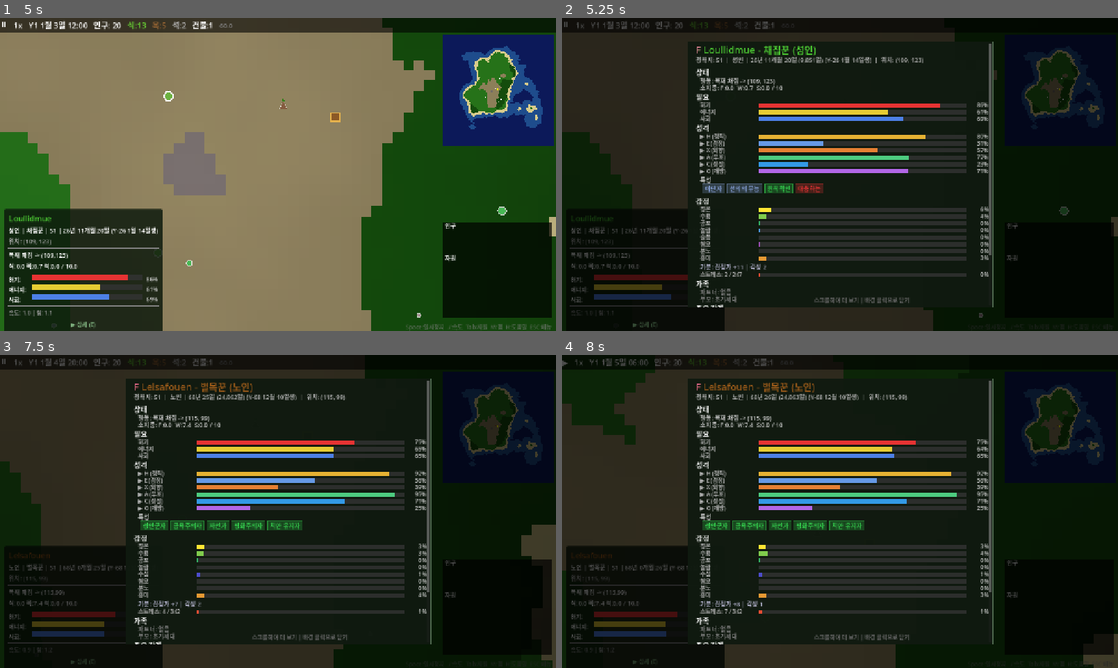
Above: before the commit, frames 1-4 (two rows, left to right).
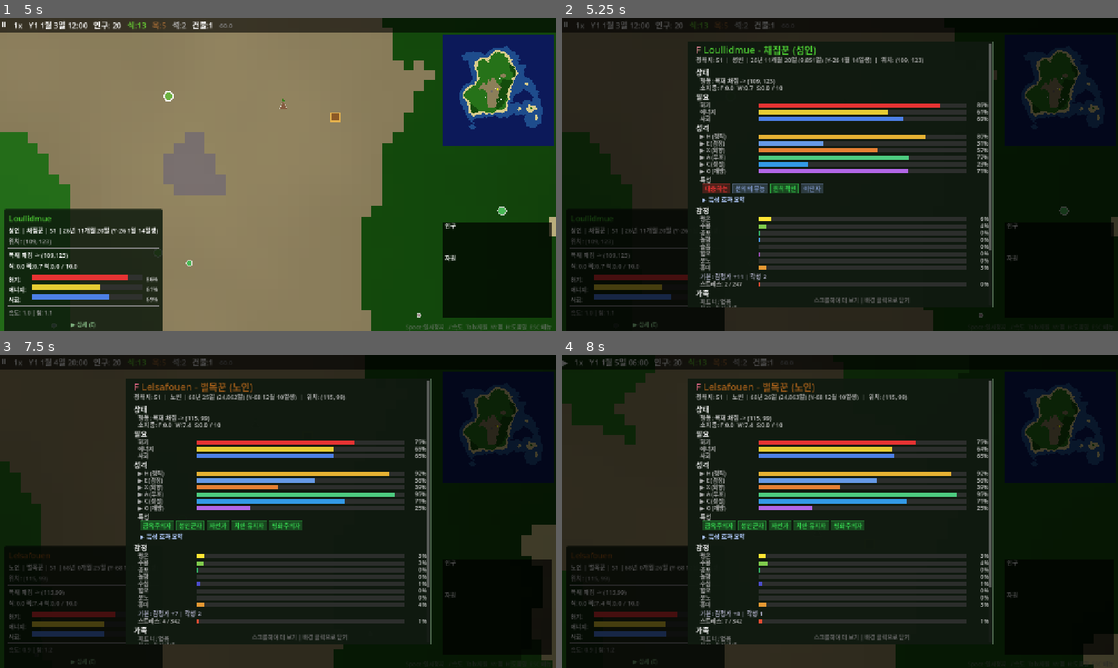
Above: after the commit, the same moments.

Repository: hyunlord/new-world
Game: Godot game, scene res://scenes/main/main.tscn
Same seed, same stepped clock (60 frames per second), same inputs: the game is played once before the commit and once after it.
Inputs (mouse positions are in pixels of both pictures, inside the frame that each line leads up to):
- Up to frame 1 (5 s): tap Enter at 0.5, 3.5 s; drag from (494, 89) to (333, 105) at 0.52 s; drag from (494, 271) to (250, 237) at 1.27 s; tap Space at 2, 3.77 s; move the mouse to (278, 174) at 2.02 s; hold D 2.03-2.75 s; tap Tab at 2.1 s; click (278, 174) at 2.17 s; drag from (250, 237) to (111, 127) at 2.77 s; move the mouse to (444, 221) at 3.52 s; hold A 3.53-4.25 s; tap G at 3.6 s; click (444, 221) at 3.67 s; drag from (111, 127) to (194, 96) at 4.27 s
- Up to frame 2 (5.25 s): click "▶ 상세 (E)" at 5 s
- Up to frame 3 (7.5 s): tap Space at 5.75 s; move the mouse to (278, 511) at 5.77 s; hold S 5.78-6.5 s; tap N at 5.85 s; click (278, 511) at 5.92 s; drag from (194, 433) to (166, 527) at 6.52 s; move the mouse to (400, 495) at 7.27 s; hold W from 7.28 s (still down); tap P at 7.35 s; click (400, 495) at 7.42 s
- Up to frame 4 (8 s): keep holding W; tap Space at 7.52 s

Frame 1 is identical in both runs. In frame 2, 8.2% of the frame differs, in the area x 24-78%, y 52-93%; in frame 3, 8.0%; in frame 4, 8.0%.

Commit message:
feat: trait display — remove 5-limit, locale sort, click toggle, effect summary (T-2036)
- trait_system.gd: remove max_display=5 cap from filter_display_traits()
- entity_data.gd: update display_traits comment
- entity_detail_panel.gd: locale-sorted badges, hover→click toggle, effect summary section
- en/ko ui.json: add UI_TRAIT_EFFECT_SUMMARY, UI_TRAIT_BEHAVIOR_WEIGHTS, UI_TRAIT_EMOTION_MODIFIERS, UI_TRAIT_SYNERGIES, UI_TRAIT_ANTI_SYNERGIES

Co-Authored-By: Claude Sonnet 4.5 <noreply@anthropic.com>

Diff:
--- a/localization/en/ui.json
+++ b/localization/en/ui.json
@@ -38,6 +38,11 @@
   "UI_SETTLEMENT": "Sett",
   "UI_PERSONALITY": "Personality",
   "UI_TRAITS": "Traits",
+  "UI_TRAIT_EFFECT_SUMMARY": "Trait Effect Summary",
+  "UI_TRAIT_BEHAVIOR_WEIGHTS": "Behavior Modifiers",
+  "UI_TRAIT_EMOTION_MODIFIERS": "Emotion Modifiers",
+  "UI_TRAIT_SYNERGIES": "Active Synergies",
+  "UI_TRAIT_ANTI_SYNERGIES": "Conflicts",
   "UI_FAMILY": "Family",
   "UI_LIFE_EVENTS": "Life Events",
   "UI_CAUSE_OF_DEATH": "Cause of Death",
--- a/localization/ko/ui.json
+++ b/localization/ko/ui.json
@@ -38,6 +38,11 @@
   "UI_SETTLEMENT": "정착지",
   "UI_PERSONALITY": "성격",
   "UI_TRAITS": "특성",
+  "UI_TRAIT_EFFECT_SUMMARY": "특성 효과 요약",
+  "UI_TRAIT_BEHAVIOR_WEIGHTS": "행동 수정",
+  "UI_TRAIT_EMOTION_MODIFIERS": "감정 수정",
+  "UI_TRAIT_SYNERGIES": "시너지 활성",
+  "UI_TRAIT_ANTI_SYNERGIES": "상충",
   "UI_FAMILY": "가족",
   "UI_LIFE_EVENTS": "생애 사건",
   "UI_CAUSE_OF_DEATH": "사인",
--- a/scripts/core/entity_data.gd
+++ b/scripts/core/entity_data.gd
@@ -44,7 +44,7 @@
 }
 ## Trait cache (runtime only, NOT serialized)
 var active_traits: Array = []  # Full trait definition Dictionaries (for effects queries)
-var display_traits: Array = []  # Max 5, priority-sorted (for UI)
+var display_traits: Array = []  # All active traits, priority-sorted (for UI)
 var traits_dirty: bool = true  # Re-evaluate when personality changes
 
 ## Phase 2-A3: Plutchik emotion data (EmotionData RefCounted)
--- a/scripts/systems/trait_system.gd
+++ b/scripts/systems/trait_system.gd
@@ -203,7 +203,7 @@
 
 ## Backward-compatible display filtering for ID arrays.
 ## Returns sorted/capped trait IDs.
-static func filter_display_traits(all_trait_ids: Array, max_display: int = 5) -> Array:
+static func filter_display_traits(all_trait_ids: Array) -> Array:
 	_ensure_loaded()
 	var defs: Array = []
 	for i in range(all_trait_ids.size()):
@@ -213,8 +213,6 @@
 			defs.append(tdef)
 
 	var sorted_defs: Array = _sort_and_cap_display(defs)
-	if sorted_defs.size() > max_display:
-		sorted_defs.resize(max_display)
 
 	var ids: Array = []
 	for i in range(sorted_defs.size()):
--- a/scripts/ui/entity_detail_panel.gd
+++ b/scripts/ui/entity_detail_panel.gd
@@ -81,8 +81,12 @@
 var _trait_badge_regions: Array = []
 ## Reference to trait tooltip overlay
 var _trait_tooltip: Control = null
-## Currently hovered trait id (for change detection)
-var _hovered_trait_id: String = ""
+## Currently active (clicked) trait id
+var _active_trait_id: String = ""
+## Trait effect summary panel expanded state
+var _summary_expanded: bool = false
+## Trait summary toggle click rect
+var _summary_toggle_rect: Rect2 = Rect2()
 ## Which axes are expanded (show facets)
 var _expanded_axes: Dictionary = {}
 ## Deceased detail mode
@@ -102,7 +106,9 @@
 	_showing_deceased = false
 	_deceased_record = {}
 	_trait_badge_regions.clear()
-	_hovered_trait_id = ""
+	_active_trait_id = ""
+	_summary_expanded = false
+	_summary_toggle_rect = Rect2()
 	if _trait_tooltip != null:
 		_trait_tooltip.request_hide()
 
@@ -146,26 +152,6 @@
 		accept_event()
 		return
 
-	# Trait badge hover (mouse motion)
-	if event is InputEventMouseMotion and _trait_tooltip != null:
-		var hit_def: Dictionary = {}
-		for region in _trait_badge_regions:
-			if region.rect.has_point(event.position):
-				hit_def = region.trait_def
-				break
-		var new_id: String = hit_def.get("id", "")
-		if new_id != _hovered_trait_id:
-			_hovered_trait_id = new_id
-			if hit_def.size() > 0:
-				# find the matching region's rect (first match)
-				for region in _trait_badge_regions:
-					if region.trait_def.get("id", "") == new_id:
-						_trait_tooltip.request_show(region.trait_def, region.rect)
-						break
-			else:
-				_trait_tooltip.request_hide()
-		# do NOT consume event — let scroll still work
-
 	if event is InputEventMouseButton and event.pressed:
 		if event.button_index == MOUSE_BUTTON_WHEEL_DOWN:
 			_scroll_offset = minf(_scroll_offset + 30.0, maxf(0.0, _content_height - size.y + 40.0))
@@ -174,13 +160,31 @@
 			_scroll_offset = maxf(_scroll_offset - 30.0, 0.0)
 			accept_event()
 		elif event.button_index == MOUSE_BUTTON_LEFT:
-			# Trait badge click → show tooltip immediately
+			# Summary toggle click
+			if _summary_toggle_rect.size.x > 0 and _summary_toggle_rect.has_point(event.position):
+				_summary_expanded = not _summary_expanded
+				accept_event()
+				return
+
+			# Trait badge click -> toggle tooltip
 			if _trait_tooltip != null:
 				for region in _trait_badge_regions:
 					if region.rect.has_point(event.position):
-						_trait_tooltip.show_immediate(region.trait_def, region.rect)
+						var clicked_id: String = region.trait_def.get("id", "")
+						if clicked_id == _active_trait_id:
+							_trait_tooltip.request_hide()
+							_active_trait_id = ""
+						else:
+							_trait_tooltip.show_immediate(region.trait_def, region.rect)
+							_active_trait_id = clicked_id
 						accept_event()
 						return
+
+			# Empty area click closes active tooltip
+			if _active_trait_id != "" and _trait_tooltip != null:
+				_trait_tooltip.request_hide()
+				_active_trait_id = ""
+
 			# Check click regions for name navigation
 			for region in _click_regions:
 				if region.rect.has_point(event.position):
@@ -215,6 +219,219 @@
 		return DARK_TRAIT_COLOR
 	var valence: String = tdef.get("valence", "neutral")
 	return TRAIT_COLORS.get(valence, Color.GRAY)
+
+
+## Draw trait badges and optional trait effect summary for personality data.
+func _draw_trait_section(font: Font, cx: float, cy: float, pd: RefCounted) -> float:
+	_trait_badge_regions.clear()
+	_summary_toggle_rect = Rect2()
+
+	var display_trait_ids: Array = TraitSystem.filter_display_traits(pd.active_traits)
+	if display_trait_ids.is_empty():
+		if _active_trait_id != "" and _trait_tooltip != null:
+			_trait_tooltip.request_hide()
+			_active_trait_id = ""
+		return cy + 6.0
+
+	var trait_defs: Array = []
+	for tid in display_trait_ids:
+		var tdef: Dictionary = TraitSystem.get_trait_definition(str(tid))
+		if not tdef.is_empty():
+			trait_defs.append(tdef)
+
+	if trait_defs.is_empty():
+		if _active_trait_id != "" and _trait_tooltip != null:
+			_trait_tooltip.request_hide()
+			_active_trait_id = ""
+		return cy + 6.0
+
+	trait_defs.sort_custom(func(a: Dictionary, b: Dictionary) -> bool:
+		var na: String = Locale.tr_data(a, "name")
+		var nb: String = Locale.tr_data(b, "name")
+		if na == "" or na == "???":
+			na = a.get("name_en", a.get("id", ""))
+		if nb == "" or nb == "???":
+			nb = b.get("name_en", b.get("id", ""))
+		return na.naturalcasecmp_to(nb) < 0
+	)
+
+	var has_active_trait: bool = false
+	for tdef in trait_defs:
+		if tdef.get("id", "") == _active_trait_id:
+			has_active_trait = true
+			break
+	if not has_active_trait and _active_trait_id != "":
+		if _trait_tooltip != null:
+			_trait_tooltip.request_hide()
+		_active_trait_id = ""
+
+	var trait_label: String = Locale.ltr("UI_TRAITS")
+	draw_string(font, Vector2(cx + 10, cy + 12), trait_label, HORIZONTAL_ALIGNMENT_LEFT, -1, GameConfig.get_font_size("popup_body"), Color(0.8, 0.8, 0.8))
+	cy += 16.0
+
+	var trait_x: float = cx + 15
+	for tdef in trait_defs:
+		var tname: String = Locale.tr_data(tdef, "name")
+		if tname == "" or tname == "???":
+			tname = tdef.get("name_en", tdef.get("name_" + "kr", tdef.get("id", "?")))
+		var tcolor: Color = _get_trait_color(tdef)
+		var text_w: float = font.get_string_size(tname, HORIZONTAL_ALIGNMENT_LEFT, -1, GameConfig.get_font_size("popup_body")).x
+		if trait_x + text_w + 16 > size.x - 20:
+			cy += 18.0
+			trait_x = cx + 15
+
+		var badge_rect: Rect2 = Rect2(trait_x, cy, text_w + 12, 22)
+		var trait_id: String = tdef.get("id", "")
+		var is_active: bool = trait_id == _active_trait_id
+		var fill_alpha: float = 0.4 if is_active else 0.25
+		var border_alpha: float = 1.0 if is_active else 0.6
+		var border_width: float = 2.0 if is_active else 1.0
+		draw_rect(badge_rect, Color(tcolor.r, tcolor.g, tcolor.b, fill_alpha))
+		draw_rect(badge_rect, Color(tcolor.r, tcolor.g, tcolor.b, border_alpha), false, border_width)
+		draw_string(font, Vector2(trait_x + 6, cy + 16), tname, HORIZONTAL_ALIGNMENT_LEFT, -1, GameConfig.get_font_size("popup_body"), tcolor)
+		_trait_badge_regions.append({"rect": badge_rect, "trait_def": tdef})
+		trait_x += text_w + 18
+	cy += 28.0
+
+	var summary_title: String = Locale.ltr("UI_TRAIT_EFFECT_SUMMARY")
+	var toggle_text: String = "%s %s" % ["▼" if _summary_expanded else "▶", summary_title]
+	var toggle_w: float = font.get_string_size(toggle_text, HORIZONTAL_ALIGNMENT_LEFT, -1, GameConfig.get_font_size("popup_body")).x
+	_summary_toggle_rect = Rect2(cx + 10, cy, toggle_w + 8, 18)
+	draw_string(font, Vector2(cx + 14, cy + 13), toggle_text, HORIZONTAL_ALIGNMENT_LEFT, -1, GameConfig.get_font_size("popup_body"), Color(0.7, 0.8, 1.0))
+	cy += 22.0
+
+	if _summary_expanded:
+		cy = _draw_trait_summary(font, cx, cy, trait_defs)
+
+	return cy + 6.0
+
+
+## Draw aggregate trait effect summary for currently visible traits.
+func _draw_trait_summary(font: Font, cx: float, cy: float, trait_defs: Array) -> float:
+	var fs: int = GameConfig.get_font_size("popup_body")
+	var indent: float = cx + 20.0
+	var sub_indent: float = cx + 30.0
+	var text_color: Color = Color(0.75, 0.75, 0.75)
+
+	var behavior_totals: Dictionary = {}
+	var emotion_totals: Dictionary = {}
+	var active_ids: Dictionary = {}
+	for tdef in trait_defs:
+		var trait_id: String = tdef.get("id", "")
+		active_ids[trait_id] = true
+
+		var effects: Dictionary = tdef.get("effects", {})
+		var behavior_weights: Dictionary = tdef.get("behavior_weights", effects.get("behavior_weights", {}))
+		for key in behavior_weights:
+			behavior_totals[key] = float(behavior_totals.get(key, 0.0)) + float(behavior_weights[key])
+
+		var emotion_modifiers: Dictionary = tdef.get("emotion_modifiers", effects.get("emotion_modifiers", {}))
+		for key in emotion_modifiers:
+			emotion_totals[key] = float(emotion_totals.get(key, 0.0)) + float(emotion_modifiers[key])
+
+	var synergies: Array = []
+	var conflicts: Array = []
+	var seen_synergy_pairs: Dictionary = {}
+	var seen_conflict_pairs: Dictionary = {}
+	for tdef in trait_defs:
+		var trait_id: String = tdef.get("id", "")
+
+		var trait_synergies: Array = tdef.get("synergies", [])
+		for sid in trait_synergies:
+			var synergy_id: String = str(sid)
+			if not active_ids.has(synergy_id):
+				continue
+			var synergy_pair: Array = [trait_id, synergy_id]
+			synergy_pair.sort()
+			var synergy_key: String = "%s_%s" % [synergy_pair[0], synergy_pair[1]]
+			if seen_synergy_pairs.has(synergy_key):
+				continue
+			seen_synergy_pairs[synergy_key] = true
+			synergies.append({"a": trait_id, "b": synergy_id})
+
+		var trait_conflicts: Array = tdef.get("anti_synergies", [])
+		for aid in trait_conflicts:
+			var conflict_id: String = str(aid)
+			if not active_ids.has(conflict_id):
+				continue
+			var conflict_pair: Array = [trait_id, conflict_id]
+			conflict_pair.sort()
+			var conflict_key: String = "%s_%s" % [conflict_pair[0], conflict_pair[1]]
+			if seen_conflict_pairs.has(conflict_key):
+				continue
+			seen_conflict_pairs[conflict_key] = true
+			conflicts.append({"a": trait_id, "b": conflict_id})
+
+	var has_any: bool = false
+
+	if behavior_totals.size() > 0:
+		has_any = true
+		draw_string(font, Vector2(indent, cy + 12), Locale.ltr("UI_TRAIT_BEHAVIOR_WEIGHTS") + ":", HORIZONTAL_ALIGNMENT_LEFT, -1, fs, Color(0.8, 0.85, 1.0))
+		cy += 16.0
+		var behavior_keys: Array = behavior_totals.keys()
+		behavior_keys.sort_custom(func(a, b): return str(a).naturalcasecmp_to(str(b)) < 0)
+		for key in behavior_keys:
+			var key_str: String = str(key)
+			var value: float = float(behavior_totals[key_str])
+			var display_key: String = Locale.ltr("TRAIT_KEY_" + key_str.to_upper())
+			if display_key == "TRAIT_KEY_" + key_str.to_upper():
+				display_key = key_str.replace("_", " ").capitalize()
+			var sign: String = "+" if value >= 0.0 else ""
+			draw_string(font, Vector2(sub_indent, cy + 12), "%s: %s%.2f" % [display_key, sign, value], HORIZONTAL_ALIGNMENT_LEFT, -1, fs, text_color)
+			cy += 15.0
+
+	if emotion_totals.size() > 0:
+		has_any = true
+		draw_string(font, Vector2(indent, cy + 12), Locale.ltr("UI_TRAIT_EMOTION_MODIFIERS") + ":", HORIZONTAL_ALIGNMENT_LEFT, -1, fs, Color(0.8, 0.85, 1.0))
+		cy += 16.0
+		var emotion_keys: Array = emotion_totals.keys()
+		emotion_keys.sort_custom(func(a, b): return str(a).naturalcasecmp_to(str(b)) < 0)
+		for key in emotion_keys:
+			var key_str: String = str(key)
+			var value: float = float(emotion_totals[key_str])
+			var display_key: String = Locale.ltr("TRAIT_KEY_" + key_str.to_upper())
+			if display_key == "TRAIT_KEY_" + key_str.to_upper():
+				display_key = key_str.replace("_", " ").capitalize()
+			var sign: String = "+" if value >= 0.0 else ""
+			draw_string(font, Vector2(sub_indent, cy + 12), "%s: %s%.2f" % [display_key, sign, value], HORIZONTAL_ALIGNMENT_LEFT, -1, fs, text_color)
+			cy += 15.0
+
+	if synergies.size() > 0:
+		has_any = true
+		draw_string(font, Vector2(indent, cy + 12), Locale.ltr("UI_TRAIT_SYNERGIES") + ":", HORIZONTAL_ALIGNMENT_LEFT, -1, fs, Color(0.5, 1.0, 0.6))
+		cy += 16.0
+		for pair in synergies:
+			var name_a: String = _get_trait_display_name(pair.get("a", ""), trait_defs)
+			var name_b: String = _get_trait_display_name(pair.get("b", ""), trait_defs)
+			draw_string(font, Vector2(sub_indent, cy + 12), "%s + %s" % [name_a, name_b], HORIZONTAL_ALIGNMENT_LEFT, -1, fs, Color(0.4, 0.9, 0.5))
+			cy += 15.0
+
+	if conflicts.size() > 0:
+		has_any = true
+		draw_string(font, Vector2(indent, cy + 12), Locale.ltr("UI_TRAIT_ANTI_SYNERGIES") + ":", HORIZONTAL_ALIGNMENT_LEFT, -1, fs, Color(1.0, 0.5, 0.5))
+		cy += 16.0
+		for pair in conflicts:
+			var name_a: String = _get_trait_display_name(pair.get("a", ""), trait_defs)
+			var name_b: String = _get_trait_display_name(pair.get("b", ""), trait_defs)
+			draw_string(font, Vector2(sub_indent, cy + 12), "%s <-> %s" % [name_a, name_b], HORIZONTAL_ALIGNMENT_LEFT, -1, fs, Color(0.9, 0.4, 0.4))
+			cy += 15.0
+
+	if not has_any:
+		draw_string(font, Vector2(indent, cy + 12), Locale.ltr("UI_NONE"), HORIZONTAL_ALIGNMENT_LEFT, -1, fs, Color(0.55, 0.55, 0.55))
+		cy += 15.0
+
+	return cy + 4.0
+
+
+func _get_trait_display_name(trait_id: String, trait_defs: Array) -> String:
+	for tdef in trait_defs:
+		if tdef.get("id", "") != trait_id:
+			continue
+		var trait_name: String = Locale.tr_data(tdef, "name")
+		if trait_name != "" and trait_name != "???":
+			return trait_name
+		return tdef.get("name_en", trait_id)
+	return trait_id
 
 
 func _draw() -> void:
@@ -353,34 +570,8 @@
 				cy = _draw_bar(font, cx + 25, cy, bar_w - 15, fname, fval, dim_color)
 	cy += 4.0
 
-	# ── Traits (filtered: composites suppress overlapping singles, max 5) ──
-	_trait_badge_regions.clear()
-	var display_traits: Array = TraitSystem.filter_display_traits(pd.active_traits)
-	if display_traits.size() > 0:
-		var trait_label: String = Locale.ltr("UI_TRAITS")
-		draw_string(font, Vector2(cx + 10, cy + 12), trait_label, HORIZONTAL_ALIGNMENT_LEFT, -1, GameConfig.get_font_size("popup_body"), Color(0.8, 0.8, 0.8))
-		cy += 16.0
-		var trait_x: float = cx + 15
-		for trait_id in display_traits:
-			var tdef: Dictionary = TraitSystem.get_trait_definition(trait_id)
-			var tname: String = Locale.tr_data(tdef, "name")
-			if tname == "" or tname == "???":
-				tname = tdef.get("name_en", tdef.get("name_" + "kr", trait_id))
-			var tcolor: Color = _get_trait_color(tdef)
-			var text_w: float = font.get_string_size(tname, HORIZONTAL_ALIGNMENT_LEFT, -1, GameConfig.get_font_size("popup_body")).x
-			# Wrap to next line if too wide
-			if trait_x + text_w + 16 > size.x - 20:
-				cy += 18.0
-				trait_x = cx + 15
-			var badge_rect := Rect2(trait_x, cy, text_w + 12, 22)
-			draw_rect(badge_rect, Color(tcolor.r, tcolor.g, tcolor.b, 0.25))
-			draw_rect(badge_rect, Color(tcolor.r, tcolor.g, tcolor.b, 0.6), false, 1.0)
-			draw_string(font, Vector2(trait_x + 6, cy + 16), tname, HORIZONTAL_ALIGNMENT_LEFT, -1, GameConfig.get_font_size("popup_body"), tcolor)
-			# Register for tooltip hover/click
-			_trait_badge_regions.append({"rect": badge_rect, "trait_def": tdef})
-			trait_x += text_w + 18
-		cy += 28.0
-	cy += 6.0
+	# ── Traits ──
+	cy = _draw_trait_section(font, cx, cy, pd)
 
 	# ── Emotions (Plutchik 8) ──
 	cy = _draw_section_header(font, cx, cy, Locale.ltr("UI_EMOTIONS"))
@@ -928,34 +1119,8 @@
 				cy = _draw_bar(font, cx + 25, cy, bar_w - 15, fname, fval, dim_color)
 	cy += 4.0
 
-	# ── Traits (filtered: composites suppress overlapping singles, max 5) ──
-	_trait_badge_regions.clear()
-	var display_traits: Array = TraitSystem.filter_display_traits(pd.active_traits)
-	if display_traits.size() > 0:
-		var trait_label: String = Locale.ltr("UI_TRAITS")
-		draw_string(font, Vector2(cx + 10, cy + 12), trait_label, HORIZONTAL_ALIGNMENT_LEFT, -1, GameConfig.get_font_size("popup_body"), Color(0.8, 0.8, 0.8))
-		cy += 16.0
-		var trait_x: float = cx + 15
-		for trait_id in display_traits:
-			var tdef: Dictionary = TraitSystem.get_trait_definition(trait_id)
-			var tname: String = Locale.tr_data(tdef, "name")
-			if tname == "" or tname == "???":
-				tname = tdef.get("name_en", tdef.get("name_" + "kr", trait_id))
-			var tcolor: Color = _get_trait_color(tdef)
-			var text_w: float = font.get_string_size(tname, HORIZONTAL_ALIGNMENT_LEFT, -1, GameConfig.get_font_size("popup_body")).x
-			# Wrap to next line if too wide
-			if trait_x + text_w + 16 > size.x - 20:
-				cy += 18.0
-				trait_x = cx + 15
-			var badge_rect := Rect2(trait_x, cy, text_w + 12, 22)
-			draw_rect(badge_rect, Color(tcolor.r, tcolor.g, tcolor.b, 0.25))
-			draw_rect(badge_rect, Color(tcolor.r, tcolor.g, tcolor.b, 0.6), false, 1.0)
-			draw_string(font, Vector2(trait_x + 6, cy + 16), tname, HORIZONTAL_ALIGNMENT_LEFT, -1, GameConfig.get_font_size("popup_body"), tcolor)
-			# Register for tooltip hover/click
-			_trait_badge_regions.append({"rect": badge_rect, "trait_def": tdef})
-			trait_x += text_w + 18
-		cy += 28.0
-	cy += 6.0
+	# ── Traits ──
+	cy = _draw_trait_section(font, cx, cy, pd)
 
 	# Chronicle events
 	var chronicle: Node = Engine.get_main_loop().root.get_node_or_null("ChronicleSystem")
Not shown, changed: PROGRESS.md
